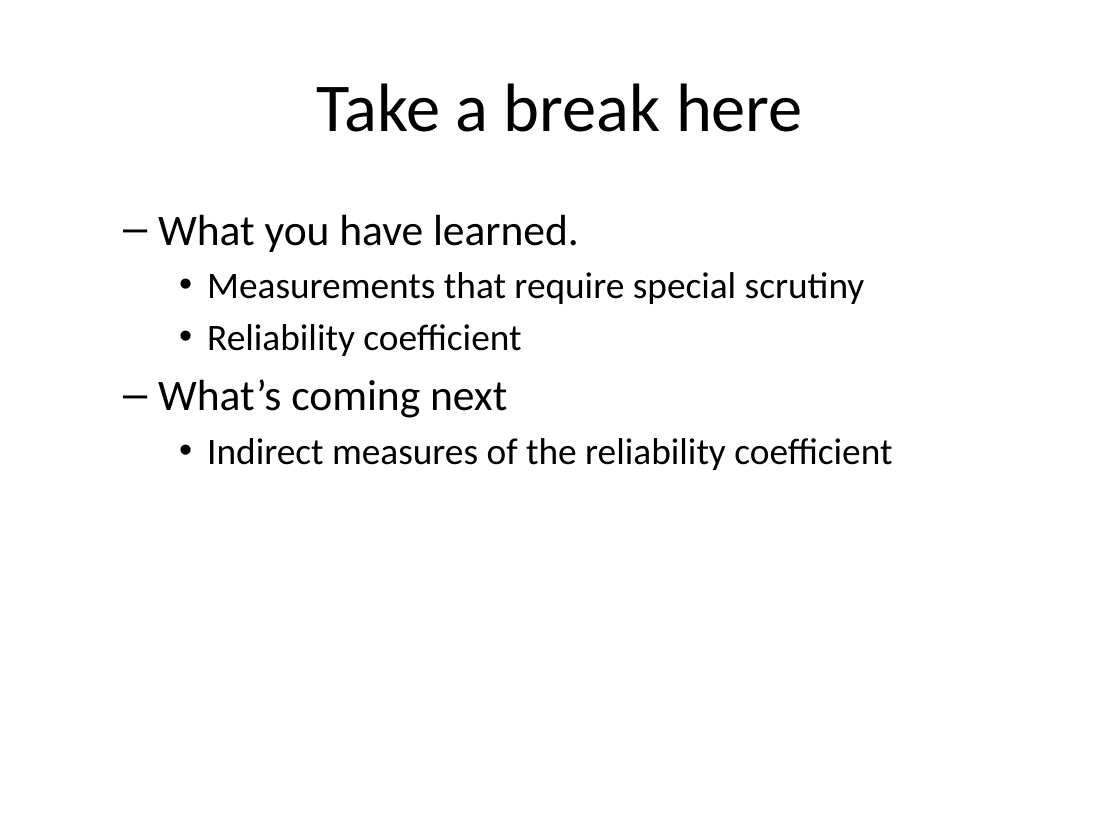
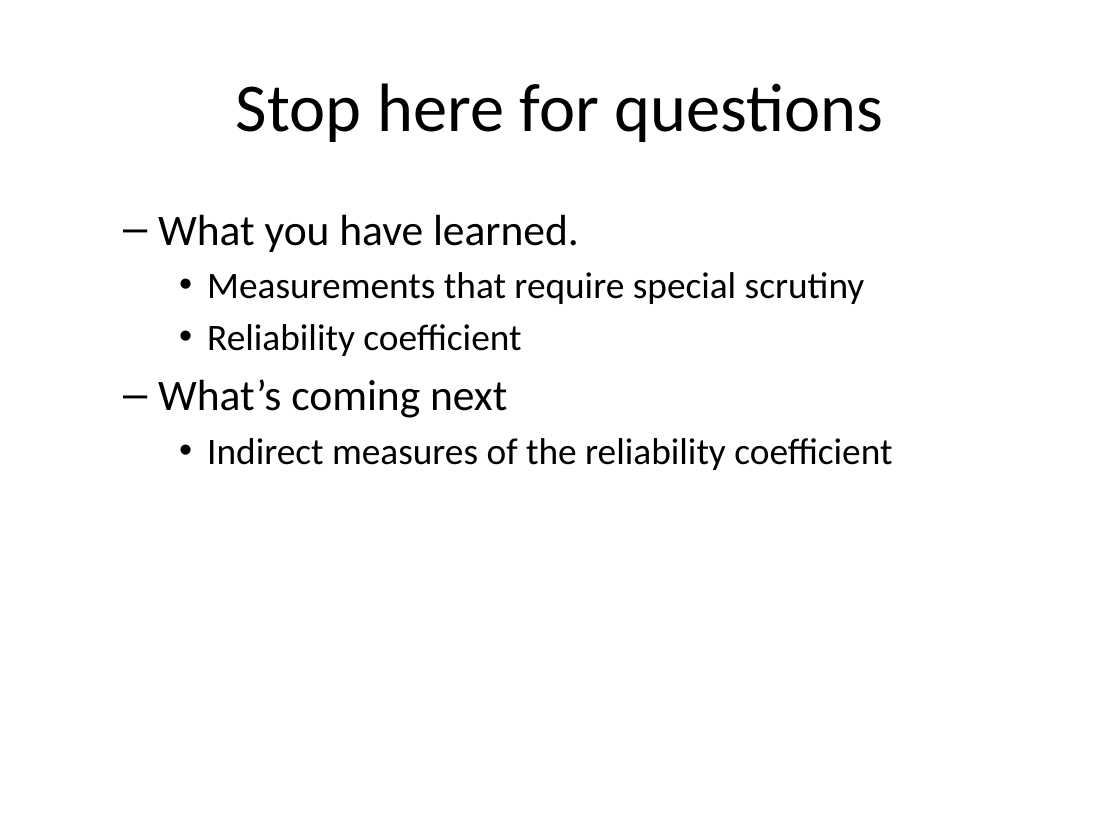
Before and after one commit to pmean/reliability-and-validity, a slide deck: slide 14 of src/rav.pptx (slide 13 before the commit). Drawn at 1120x840 pixels with LibreOffice and Linux fonts; fonts in the diff are those of the drawing. Boxes give left, top, right and bottom in pixels: in the first picture for what was removed or moved away, otherwise in the second. Text is boxed around its words. In the diff, an @@ line names an element or a change of style, - is before the commit and + after.

```diff
--- a/src/rav.pptx
+++ b/src/rav.pptx
@@ title at box(236, 83, 883, 142): text changed @@
-Take a break here
+Stop here for questions
```
Also in this commit, not shown: 15 other slides changed, 18 slides added, 5 slides removed, 3 other files.
